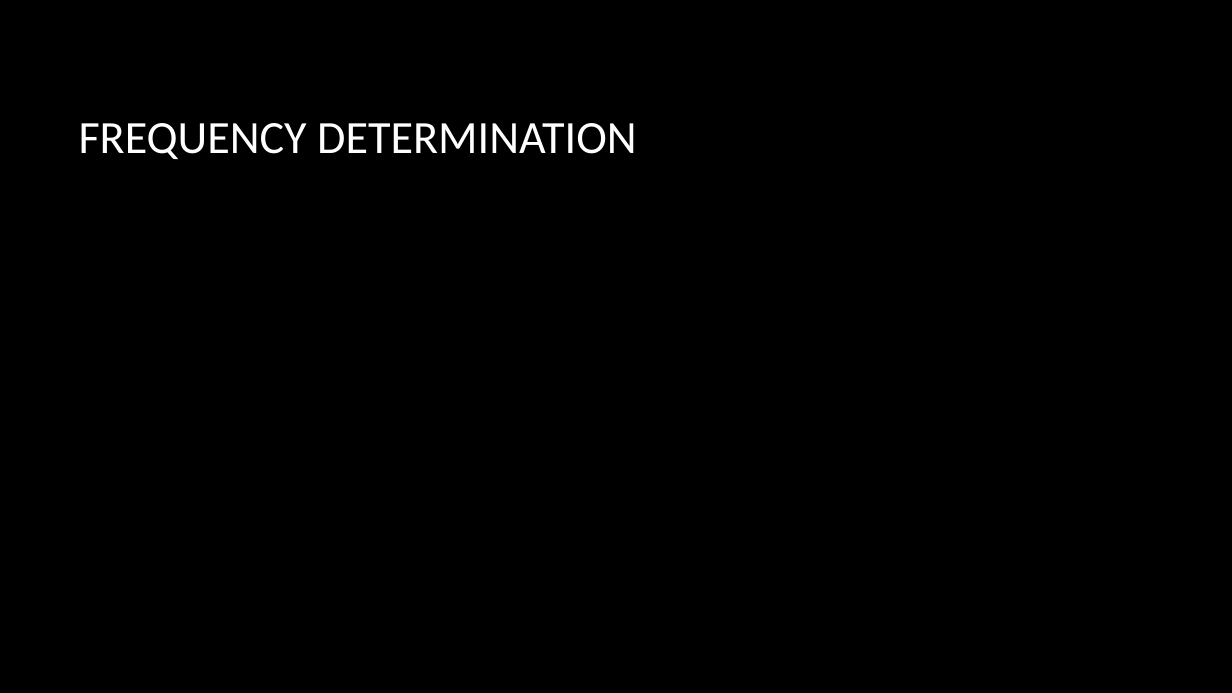
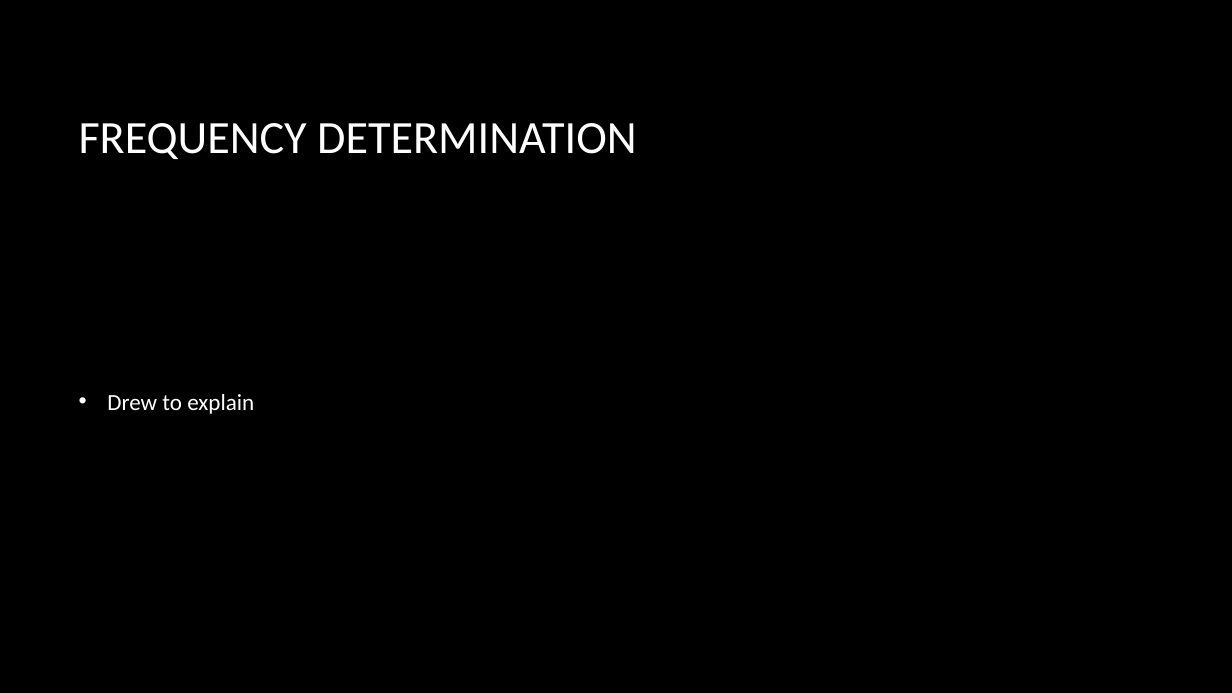
Before and after one commit to TheJonBovi/Pitch_Identifier, a slide deck: slide 11 of embedded C project .pptx (slide 8 before the commit). Drawn at 1232x693 pixels with LibreOffice and Linux fonts; fonts in the diff are those of the drawing; background and template pictures are left out. Boxes give left, top, right and bottom in pixels: in the first picture for what was removed or moved away, otherwise in the second. Text is boxed around its words. In the diff, an @@ line names an element or a change of style, - is before the commit and + after.

```diff
--- a/embedded C project .pptx
+++ b/embedded C project .pptx
@@ text added at bbox=[107, 394, 254, 414], 18 pt, text #FFFFFF @@
+• Drew to explain
```
Also in this commit, not shown: 7 other slides changed, 6 slides added, 2 slides removed.
